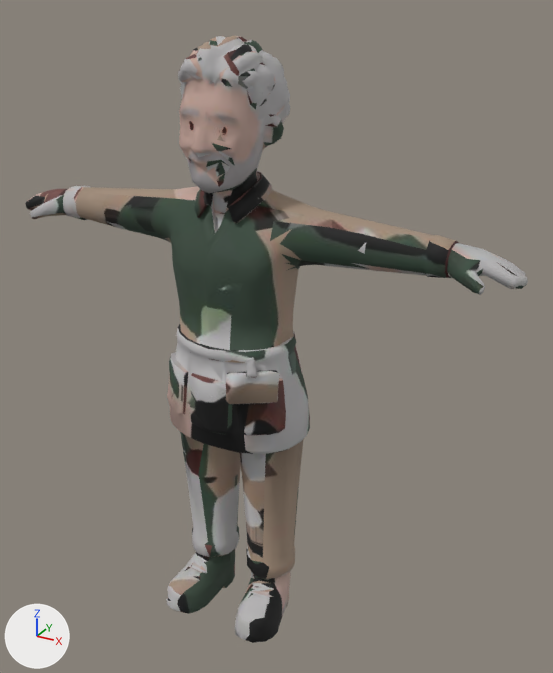
The glTF model dist/models/people/staff-gray.glb: old version first, new version second.
Both versions are drawn from a 50 mm lens placed at (0.843, -1.338, 1.423), pointed at (0.074, 0.061, 0.724). Lighting does not change. The marker at lower left points along +X, +Y and +Z. The picture after the commit comes second. Vertices at exactly the same position are counted once.

Names of what the first picture shows: 'char1.001'.
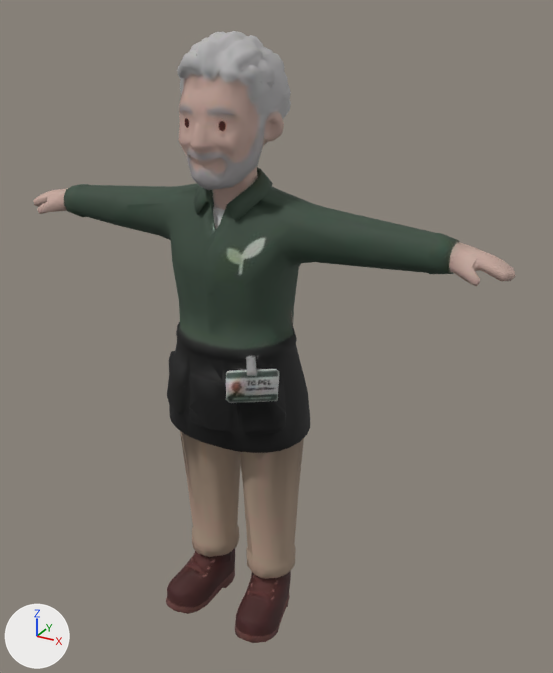
Pixel boxes (x1, y1, x2, y2) of what changed, in the pictures (553 x 673 px; the box of a moved part takes in the faces that stretch with it):
'char1.001', reshaped, rescaled: before (25, 35, 528, 643); after (33, 31, 516, 643)
part 1 of me_char1_003, moved or reshaped: before (25, 77, 281, 261); after (33, 66, 282, 252)
part 2 of me_char1_003, moved or reshaped: before (445, 241, 528, 295); after (447, 240, 516, 286)
part 3 of me_char1_003, reshaped: before (267, 571, 291, 586); after (187, 559, 291, 596)
part 4 of me_char1_003, added: after (183, 373, 190, 417)
part 5 of me_char1_003, surface changed: before (26, 35, 528, 643); after (39, 31, 515, 643)

The change, as a list of edits to the scene's bpy script:
```text
Change me_char1_003:
    used by ob_char1_001; location = (0.0, 0.0, 0.0); scale = (0.008, 0.008, 0.008)
    remove me_char1_003.from_pydata(...)  # 2244 vertices, 4497 faces; spans x -76.0..76.0, y -19.0..19.0, z 0.0..170.0
    add me_char1_003.from_pydata(...)  # 2244 vertices, 4498 faces; spans x -73.0..73.0, y -19.0..19.0, z 0.0..170.0
    me_char1_003 part 1: 30 vertices moved from x -76.0..-1.0, y -15.0..8.0, z 117.0..160.0 to x -73.0..-1.0, y -15.0..8.0, z 119.0..160.0; 83 vertices removed from x -76.0..12.0, y -5.0..12.0, z 117.0..145.0; 84 vertices added at x -73.0..12.0, y -15.0..12.0, z 116.0..162.0
    me_char1_003 part 2: 57 vertices moved from x 59.0..76.0, y -5.0..8.0, z 118.0..125.0 to x 59.0..73.0, y -2.0..8.0, z 118.0..125.0; 40 vertices removed from x 54.0..76.0, y -5.0..9.0, z 117.0..126.0; 28 vertices added at x 47.0..73.0, y -4.0..8.0, z 117.0..125.0
    me_char1_003 part 3: 4 vertices removed from x -14.0..16.0, y -7.0..9.0, z 9.0..20.0; 13 vertices added at x -15.0..16.0, y -7.0..9.0, z 0.0..21.0
    me_char1_003 part 4: 2 vertices added at x -20.0..-9.0, y -13.0..6.0, z 63.0..72.0
    me_char1_003 part 5: 3730 kept faces spanning x -73.0..73.0, y -19.0..19.0, z 0.0..170.0 get new texture (UV) coordinates
Change ob_char1_001:
    ob_char1_001.scale: (0.008, 0.008, 0.008) -> (0.00805, 0.00805, 0.00805)
```
